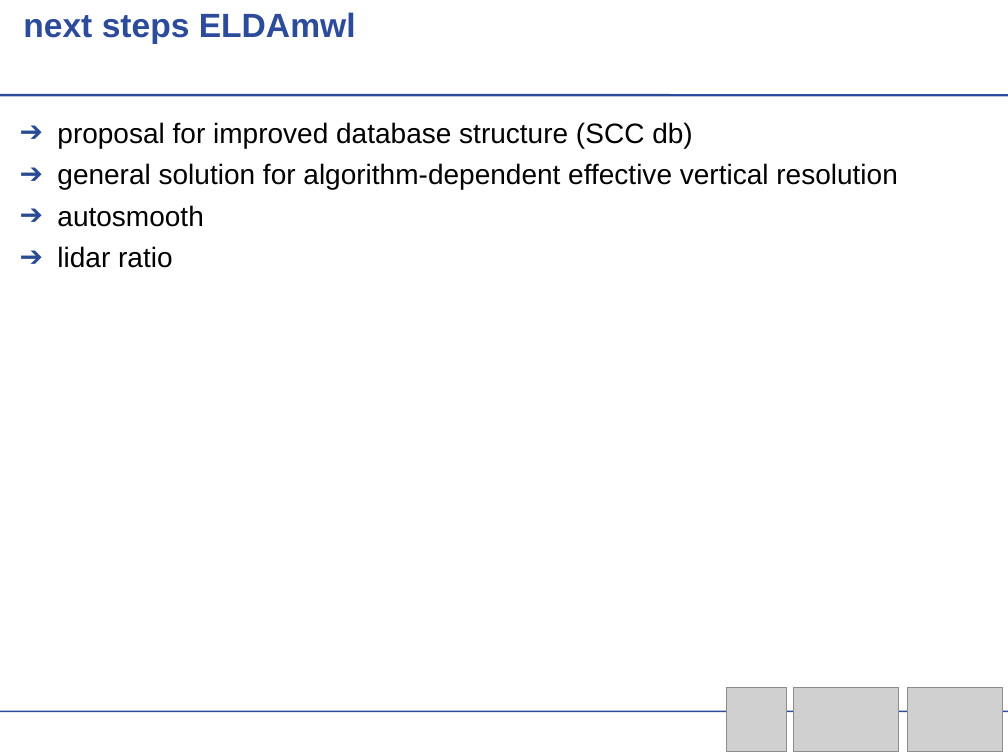
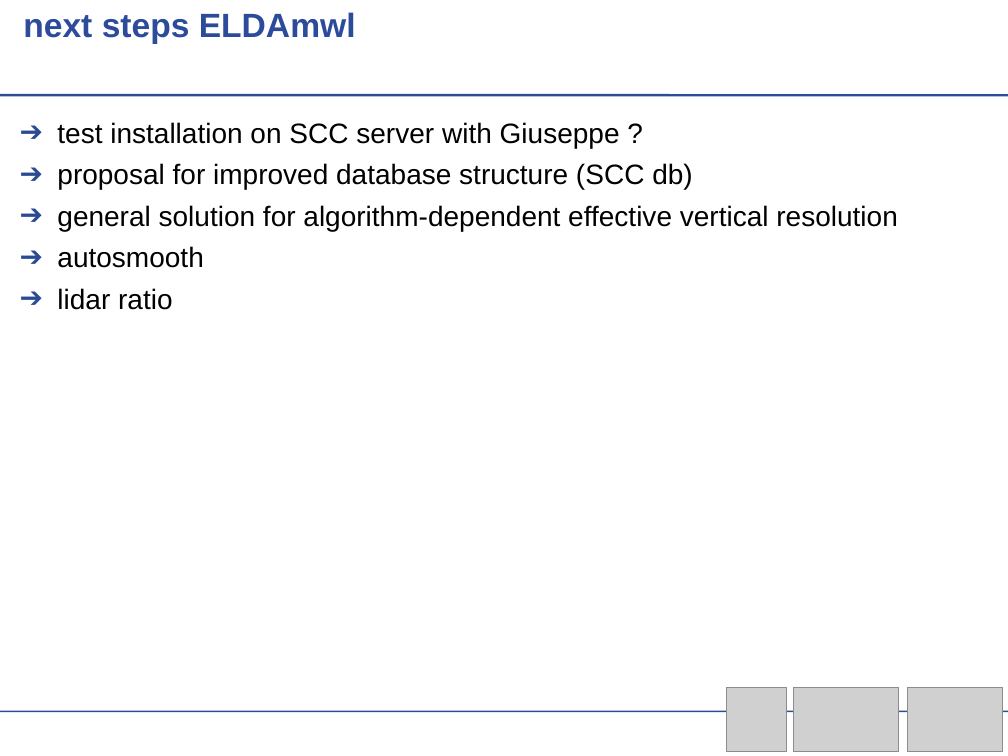
Before and after one commit to actris-scc/ELDAmwl, a slide deck: slide 9 of ELDAmwl.odp (slide 25 before the commit). Drawn at 1008x756 pixels with LibreOffice and Linux fonts; fonts in the diff are those of the drawing; grey boxes stand for pictures; background and template pictures are left out. Boxes give left, top, right and bottom in pixels: in the first picture for what was removed or moved away, otherwise in the second. Text is boxed around its words. In the diff, an @@ line names an element or a change of style, - is before the commit and + after.

```diff
--- a/ELDAmwl.odp
+++ b/ELDAmwl.odp
@@ text at <box>57,122,620,148</box>: paragraph added @@
+➔ test installation on SCC server with Giuseppe ?
```
Also in this commit, not shown: 8 other slides changed, 2 slides added, 1 slide removed, 2 other files.
